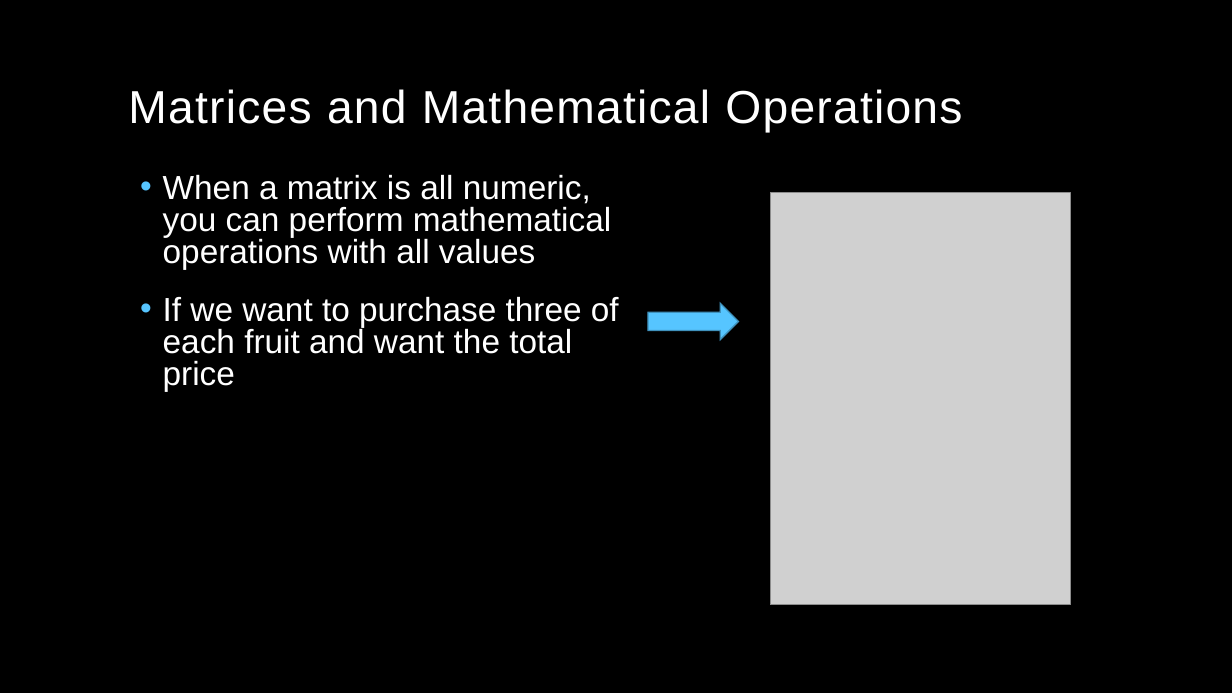
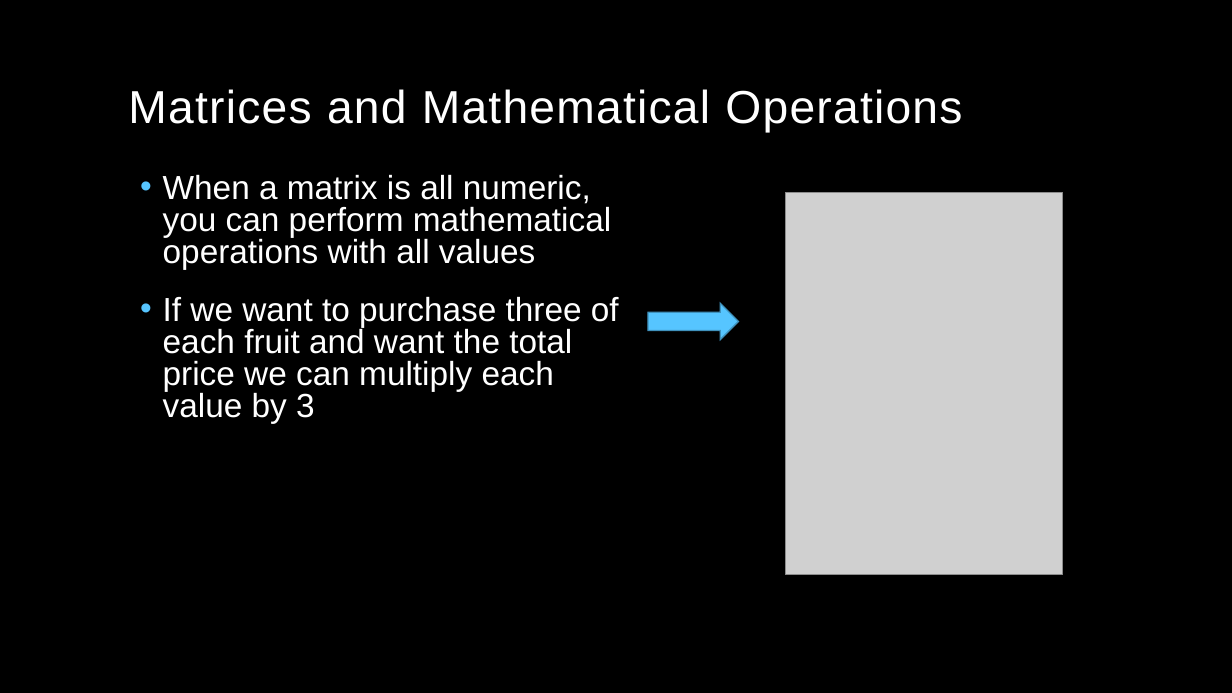
Before and after one commit to kelsey-huntzberry/Intro_R, a slide deck: slide 11 of Class2/IntroR_Class2_Presentation.pptx. Drawn at 1232x693 pixels with LibreOffice and Linux fonts; fonts in the diff are those of the drawing; grey boxes stand for pictures; background and template pictures are left out. Boxes give left, top, right and bottom in pixels: in the first picture for what was removed or moved away, otherwise in the second. Text is boxed around its words. In the diff, an @@ line names an element or a change of style, - is before the commit and + after.

```diff
--- a/Class2/IntroR_Class2_Presentation.pptx
+++ b/Class2/IntroR_Class2_Presentation.pptx
@@ picture resized from (x1=770, y1=192, x2=1070, y2=604) to (x1=786, y1=192, x2=1063, y2=575) @@
@@ text at (x1=163, y1=296, x2=619, y2=423): text changed @@
-• If we want to purchase three of each fruit and want the total price
+• If we want to purchase three of each fruit and want the total price we can multiply each value by 3
```
Also in this commit, not shown: 3 other slides changed, 1 slide removed.
